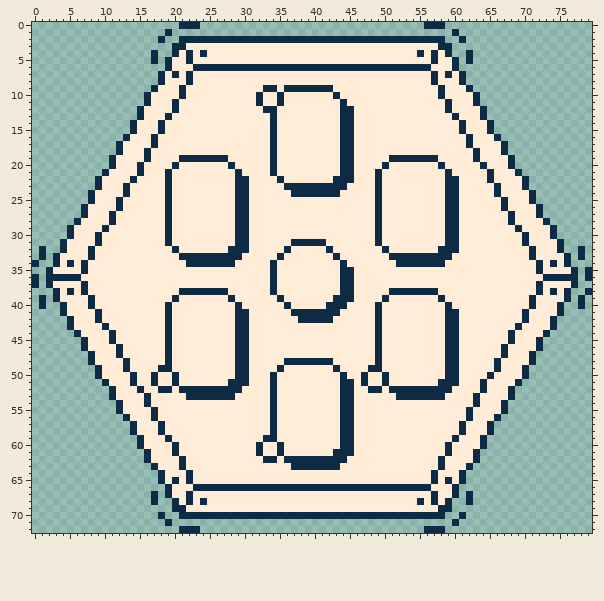
File history of a pixel-art file, admin/assets/spritesheets/3-bit-small/aseprite/platforms-base.aseprite. The picture above is the old version.
80x73 pixels, 1 frame.
Once edited:
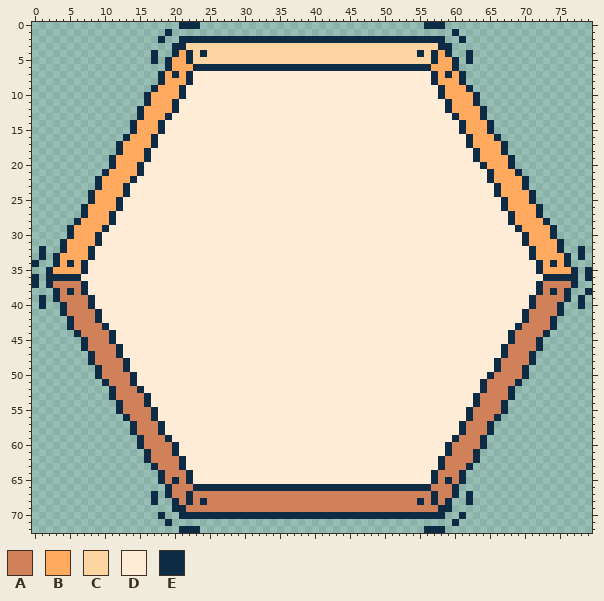
Palette (. is transparent): A #d08159  B #ffaa5e  C #ffd4a3  D #ffecd6  E #0d2b45
Diff:
layer "platform-v1-w" now hidden
layer "platform-v2-cw" added
Changed rows in their new state; - is an unchanged pixel.
Layer "platform-v2-cw":
first column x 3:
 3 -------------------CCCCCCCCCCCCCCCCCCCCCCCCCCCCCCCCCCCC-------------------
 4 ------------------B-C-CCCCCCCCCCCCCCCCCCCCCCCCCCCCCC-C-B------------------
 5 -----------------BB-CCCCCCCCCCCCCCCCCCCCCCCCCCCCCCCCCC-BB-----------------
 6 -----------------BBB----------------------------------BBB-----------------
 7 ----------------B-B------------------------------------B-B----------------
 8 ----------------BBB------------------------------------BBB----------------
 9 ---------------BBB------------DD-DDDDDDD----------------BBB---------------
10 --------------BBBB-----------D--D-------D---------------BBBB--------------
11 --------------BBB------------D--D--------D---------------BBB--------------
12 -------------BBBB-------------DD---------DD--------------BBBB-------------
13 -------------BBB---------------D---------DD---------------BBB-------------
14 ------------BBB----------------D---------DD----------------BBB------------
15 ------------BBB----------------D---------DD----------------BBB------------
16 -----------BBB-----------------D---------DD-----------------BBB-----------
17 ----------BBBB-----------------D---------DD-----------------BBBB----------
18 ----------BBB------------------D---------DD------------------BBB----------
19 ---------BBBB-----DDDDDDD------D---------DD-----DDDDDDD------BBBB---------
20 ---------BBB-----D-------D-----D---------DD----D-------D------BBB---------
21 --------BBBB----D---------D----D---------DD---D---------D------BBB--------
22 -------BBBB-----D---------DD----D-------DDD---D---------DD-----BBBB-------
23 -------BBB------D---------DD-----DDDDDDDDD----D---------DD------BBB-------
24 ------BBBB------D---------DD------DDDDDDD-----D---------DD------BBBB------
25 ------BBB-------D---------DD------------------D---------DD-------BBB------
26 -----BBBB-------D---------DD------------------D---------DD-------BBBB-----
27 -----BBB--------D---------DD------------------D---------DD--------BBB-----
28 ----BBBB--------D---------DD------------------D---------DD--------BBBB----
29 ---BBBB---------D---------DD------------------D---------DD---------BBBB---
30 ---BBB----------D---------DD------------------D---------DD----------BBB---
31 --BBBB----------D---------DD------DDDDD-------D---------DD----------BBBB--
32 --BBB------------D-------DDD-----D-----D-------D-------DDD-----------BBB--
33 -BBBB-------------DDDDDDDDD-----D-------D-------DDDDDDDDD------------BBBB-
34 -B-B---------------DDDDDDD-----D---------D-------DDDDDDD--------------B-B-
35 BBBB---------------------------D---------DD---------------------------BBBB
36 -------------------------------D---------DD-------------------------------
37 AAAA---------------------------D---------DD---------------------------AAAA
38 -A-A--------------DDDDDDD------D---------DD-----DDDDDDD---------------A-A-
39 -AAAA------------D-------D------D-------DDD----D-------D-------------AAAA-
40 --AAA-----------D---------D------D-----DDD----D---------D------------AAA--
41 --AAAA----------D---------DD------DDDDDDD-----D---------DD----------AAAA--
42 ---AAA----------D---------DD-------DDDDD------D---------DD----------AAA---
43 ---AAAA---------D---------DD------------------D---------DD---------AAAA---
44 ----AAAA--------D---------DD------------------D---------DD--------AAAA----
45 -----AAA--------D---------DD------------------D---------DD--------AAA-----
46 -----AAAA-------D---------DD------------------D---------DD-------AAAA-----
47 ------AAA-------D---------DD------------------D---------DD-------AAA------
48 ------AAAA------D---------DD-----DDDDDDD------D---------DD------AAAA------
49 -------AAA-----DD---------DD----D-------D----DD---------DD------AAA-------
50 -------AAAA---D--D--------DD---D---------D--D--D--------DD-----AAAA-------
51 --------AAA---D--D-------DDD---D---------DD-D--D-------DDD----AAAA--------
52 ---------AAA---DD-DDDDDDDDD----D---------DD--DD-DDDDDDDDD-----AAA---------
53 ---------AAAA------DDDDDDD-----D---------DD------DDDDDDD-----AAAA---------
54 ----------AAA------------------D---------DD------------------AAA----------
55 ----------AAAA-----------------D---------DD-----------------AAAA----------
56 -----------AAA-----------------D---------DD-----------------AAA-----------
57 ------------AAA----------------D---------DD----------------AAA------------
58 ------------AAA----------------D---------DD----------------AAA------------
59 -------------AAA--------------DD---------DD---------------AAA-------------
60 -------------AAAA------------D--D--------DD--------------AAAA-------------
61 --------------AAA------------D--D-------DDD--------------AAA--------------
62 --------------AAAA------------DD-DDDDDDDDD--------------AAAA--------------
63 ---------------AAA----------------DDDDDDD---------------AAA---------------
64 ----------------AAA------------------------------------AAA----------------
65 ----------------A-A------------------------------------A-A----------------
66 -----------------AAA----------------------------------AAA-----------------
67 -----------------AA-AAAAAAAAAAAAAAAAAAAAAAAAAAAAAAAAAA-AA-----------------
68 ------------------A-A-AAAAAAAAAAAAAAAAAAAAAAAAAAAAAA-A-A------------------
69 -------------------AAAAAAAAAAAAAAAAAAAAAAAAAAAAAAAAAAAA-------------------
